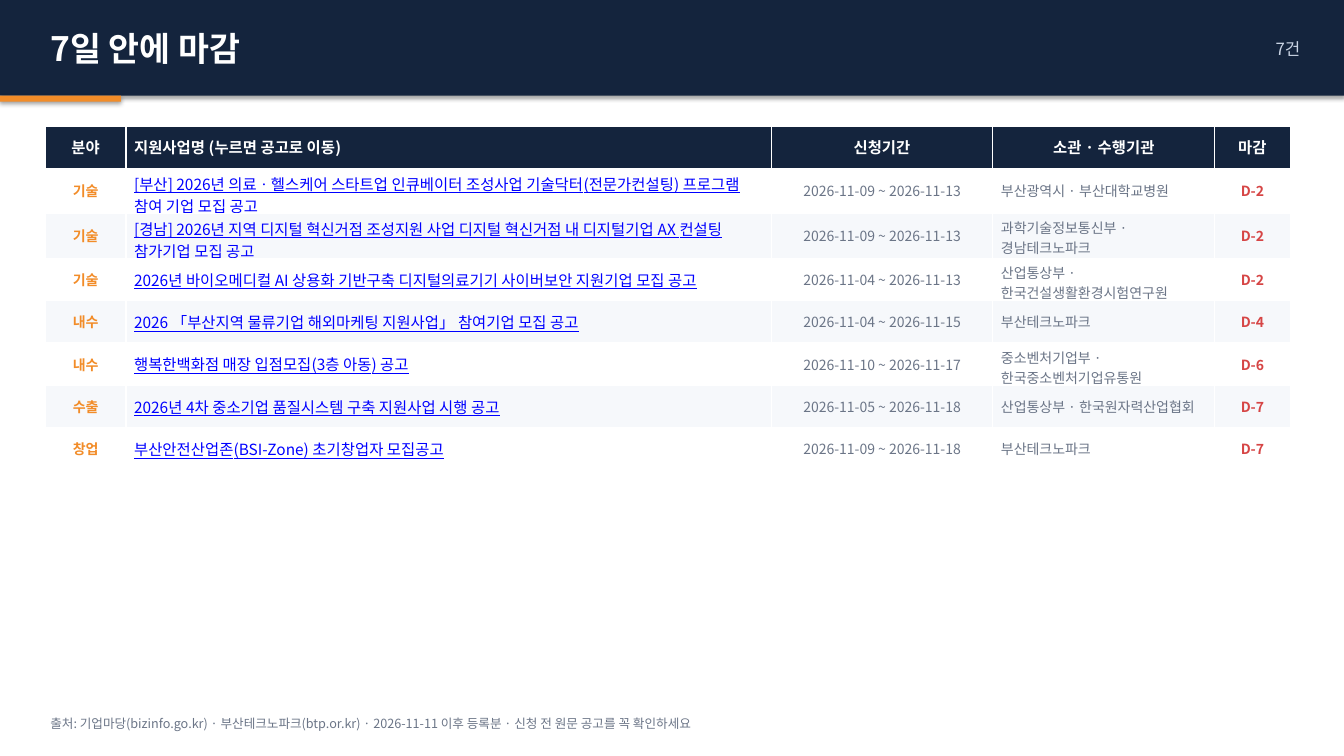
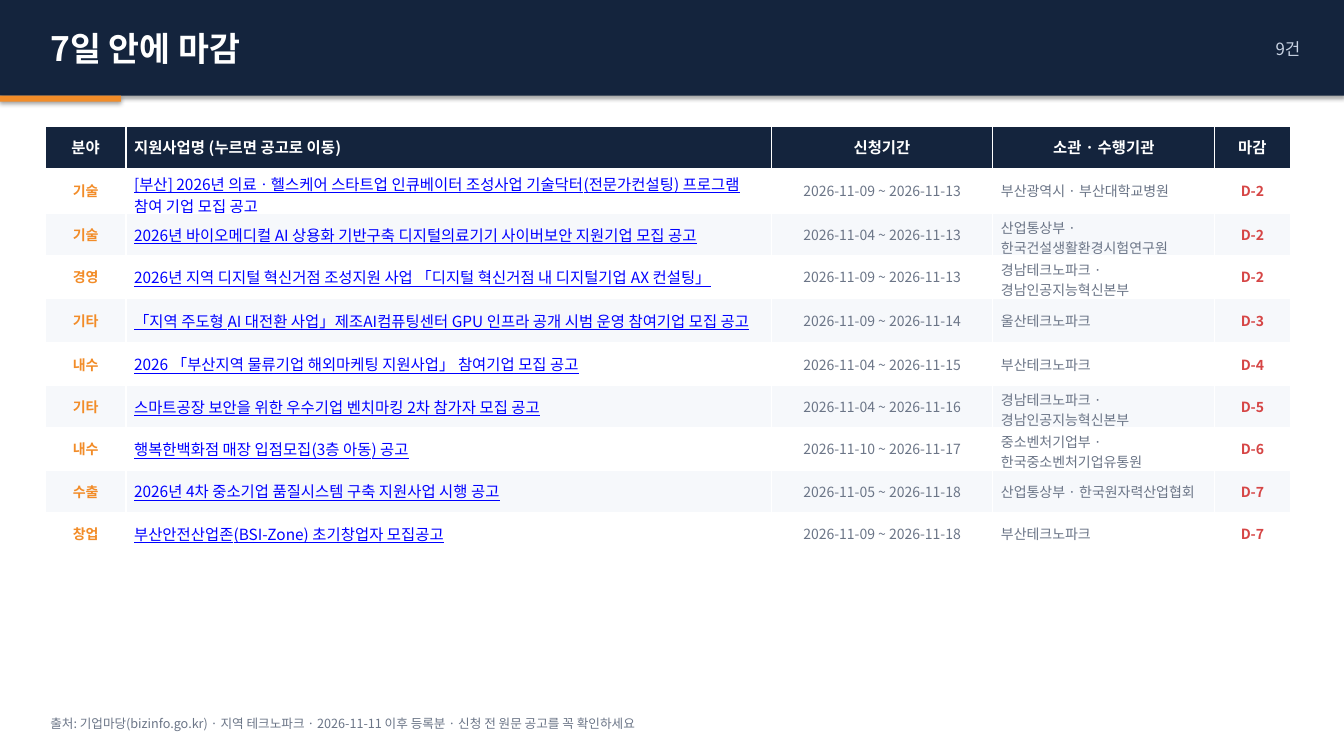
Before and after one commit to juddmank/helprnd.com, a slide deck: slide 3 of site/briefings/2026-11-11_지원사업공고.pptx. Drawn at 1344x756 pixels with LibreOffice and Linux fonts; fonts in the diff are those of the drawing. Boxes give left, top, right and bottom in pixels: in the first picture for what was removed or moved away, otherwise in the second. Text is boxed around its words. In the diff, an @@ line names an element or a change of style, - is before the commit and + after.

```diff
--- a/site/briefings/2026-11-11_지원사업공고.pptx
+++ b/site/briefings/2026-11-11_지원사업공고.pptx
@@ text at (x1=1276, y1=41, x2=1301, y2=56): text changed @@
-7건
+9건
@@ table at (x1=45, y1=126, x2=1291, y2=549) @@
-row 3: 기술 | [경남] 2026년 지역 디지털 혁신거점 조성지원 사업 디지털 혁신거점 내 디지털기업 AX 컨설팅 참가기업 모집 공고 | 2026-11-09 ~ 2026-11-13 | 과학기술정보통신부 · 경남테크노파크 | D-2
+row 4: 경영 | 2026년 지역 디지털 혁신거점 조성지원 사업 「디지털 혁신거점 내 디지털기업 AX 컨설팅」 | 2026-11-09 ~ 2026-11-13 | 경남테크노파크 · 경남인공지능혁신본부 | D-2
+row 5: 기타 | 「지역 주도형 AI 대전환 사업」제조AI컴퓨팅센터 GPU 인프라 공개 시범 운영 참여기업 모집 공고 | 2026-11-09 ~ 2026-11-14 | 울산테크노파크 | D-3
+row 7: 기타 | 스마트공장 보안을 위한 우수기업 벤치마킹 2차 참가자 모집 공고 | 2026-11-04 ~ 2026-11-16 | 경남테크노파크 · 경남인공지능혁신본부 | D-5
@@ text at (x1=50, y1=717, x2=635, y2=731): text changed @@
-출처: 기업마당(bizinfo.go.kr) · 부산테크노파크(btp.or.kr) · 2026-11-11 이후 등록분 · 신청 전 원문 공고를 꼭 확인하세요
+출처: 기업마당(bizinfo.go.kr) · 지역 테크노파크 · 2026-11-11 이후 등록분 · 신청 전 원문 공고를 꼭 확인하세요
```
Also in this commit, not shown: 18 other slides changed, 3 slides added, 6 other files.
